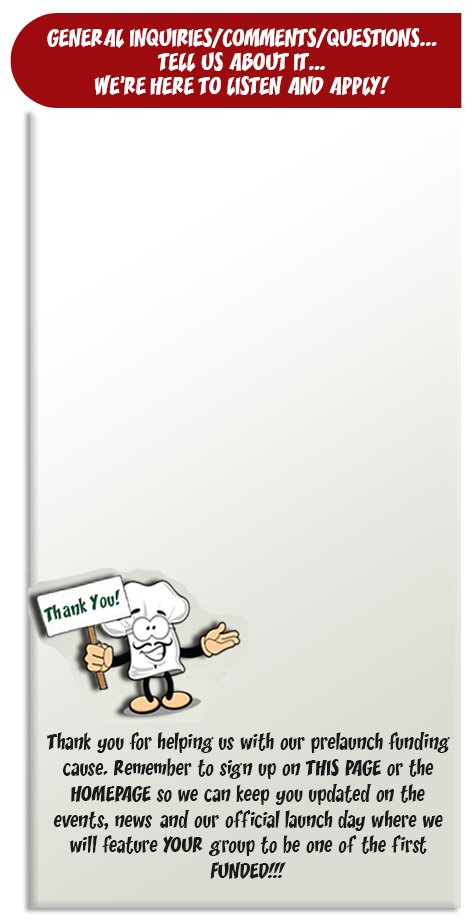
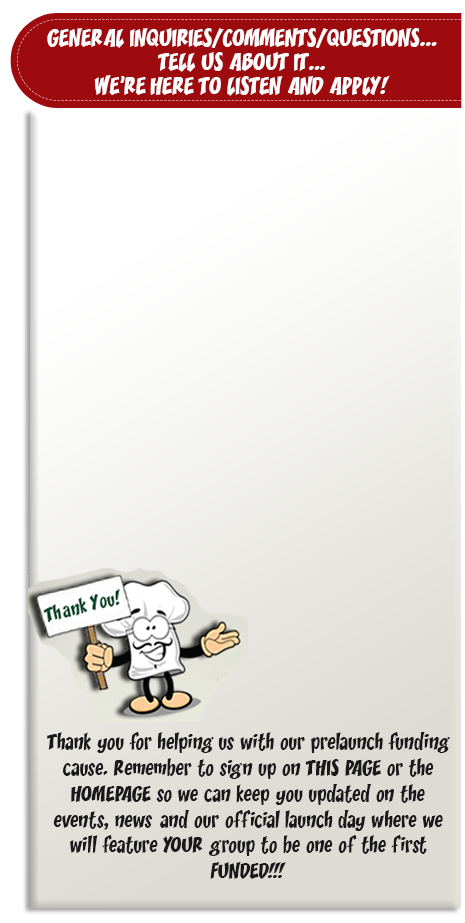
The second 465 × 923 image is a revision of the first. Changes to its layers:
added layer "Rounded Rectangle 1" (80%) above "thankyou_chef" over [17, 19, 461, 101]
